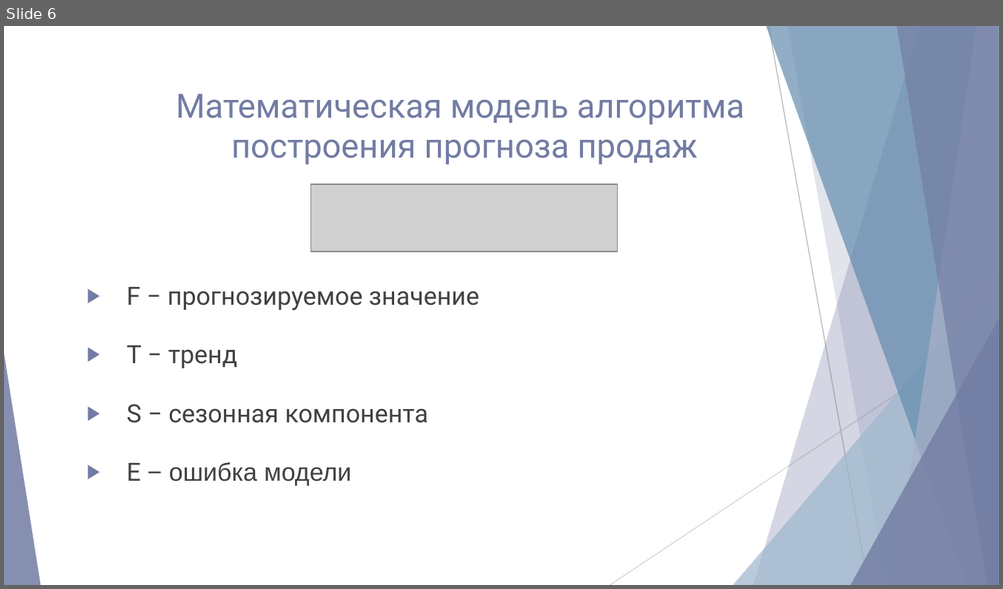
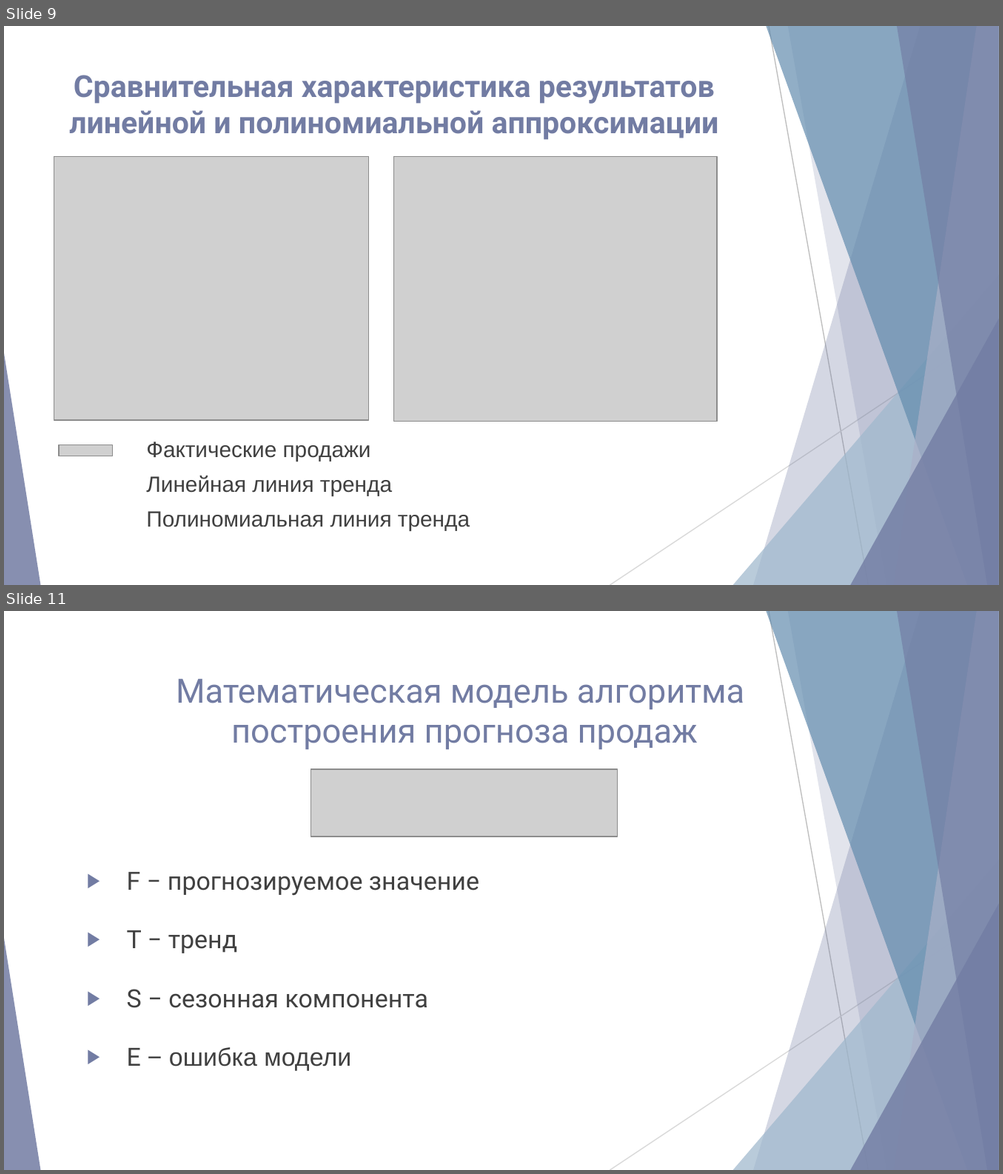
Before and after one commit to NG-Studio-Development/Dissertation, a slide deck: Диссертация/Презентация/Акимов Николай.pptx. Shown one above the other, each under a label of ours: slide 6 before the commit, slides 9 and 11 after it; the slides between them are not shown. The pictures are 1003x589 and 1003x1174 pixels, drawn with LibreOffice and Linux fonts; fonts in the diff are those of the drawing; grey boxes stand for pictures; background and template pictures are left out. Boxes give left, top, right and bottom in pixels: in the first picture for what was removed or moved away, otherwise in the second. Text is boxed around its words. In the diff, an @@ line names an element or a change of style, - is before the commit and + after.

```diff
--- a/Диссертация/Презентация/Акимов Николай.pptx
+++ b/Диссертация/Презентация/Акимов Николай.pptx
@@ slide 9 added at <box>4,26,999,585</box>, background #FFFFFF; not listed: 10 template elements that a slide beside it also shows @@
@@ title added at <box>69,75,719,140</box>, 22 pt, text #727CA3, bold @@
+Сравнительная характеристика результатов
+линейной и полиномиальной аппроксимации
@@ picture added at <box>54,156,369,420</box> @@
@@ picture added at <box>394,156,717,422</box> @@
@@ picture added at <box>59,446,112,457</box> @@
@@ text added at <box>146,442,469,531</box>, 16 pt, text #404040 @@
+Фактические продажи
+Линейная линия тренда
+Полиномиальная линия тренда
@@ what was slide 6 is now slide 11 @@
```
Also in this commit, not shown: 12 slides changed, 10 other slides added, 10 slides removed, 11 other files.
